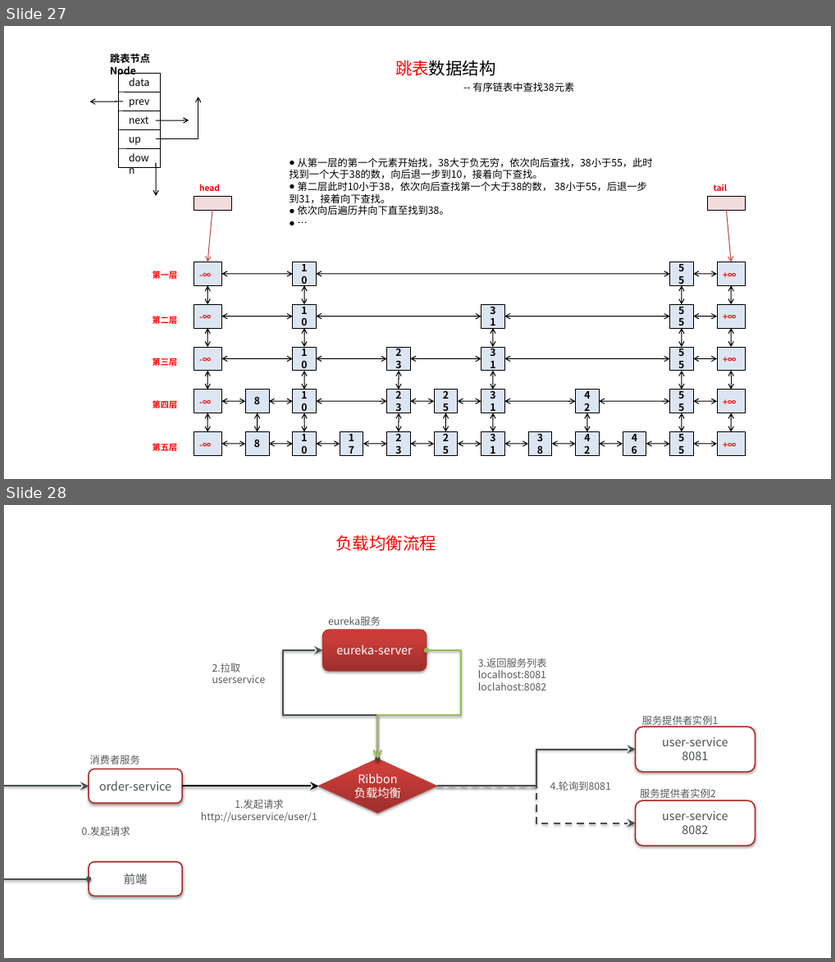
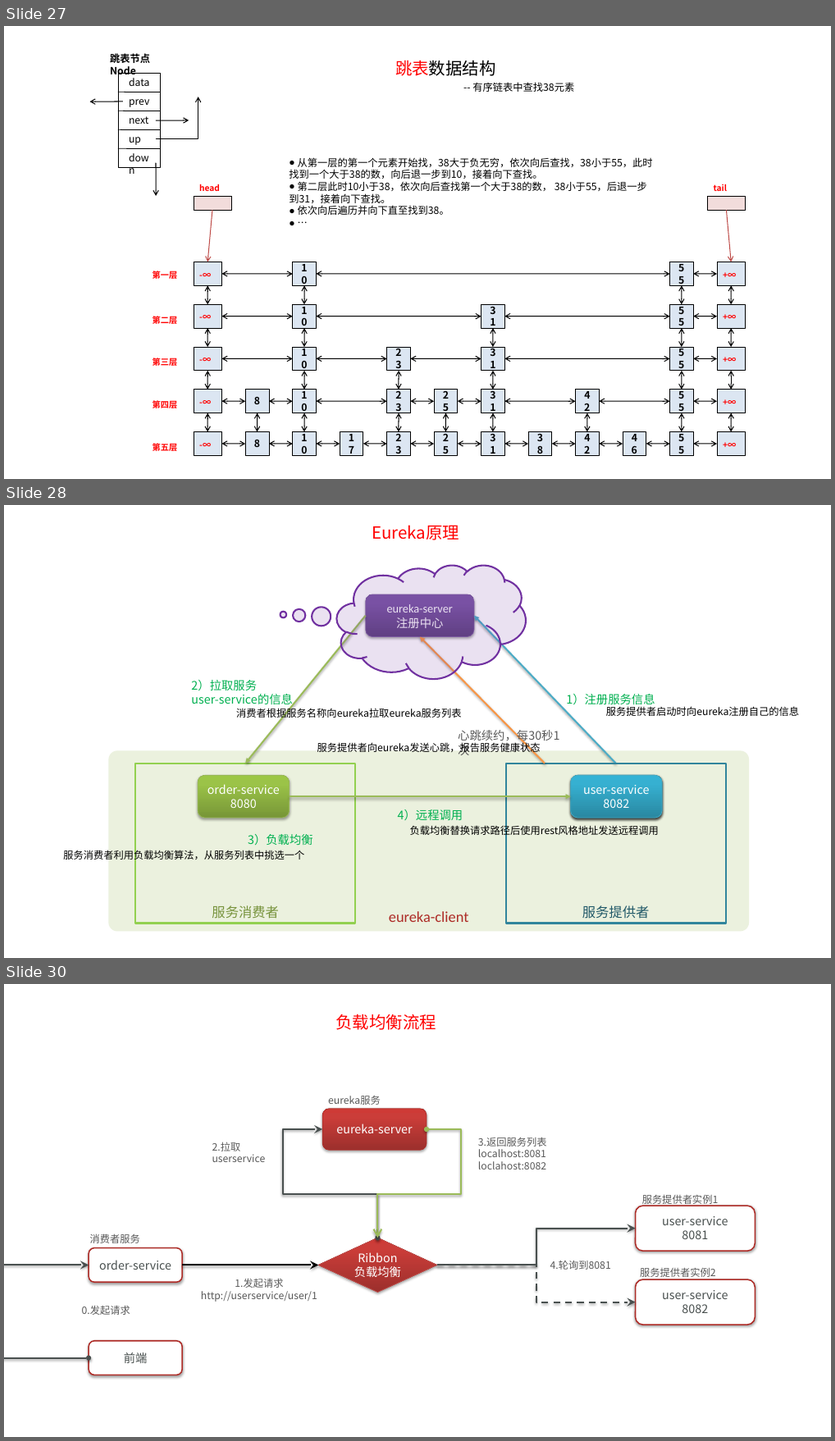
Before and after one commit to Qlj-1966910355/Learning-Materials, a slide deck: learn-file/新建 Microsoft Office PowerPoint 演示文稿.pptx. Shown one above the other, each under a label of ours: slides 27 and 28 before the commit, slides 27, 28 and 30 after it; the slides between them are not shown. The pictures are 835x962 and 835x1441 pixels, drawn with LibreOffice and Linux fonts; fonts in the diff are those of the drawing. Boxes give left, top, right and bottom in pixels: in the first picture for what was removed or moved away, otherwise in the second. Text is boxed around its words. In the diff, an @@ line names an element or a change of style, - is before the commit and + after.

```diff
--- a/learn-file/新建 Microsoft Office PowerPoint 演示文稿.pptx
+++ b/learn-file/新建 Microsoft Office PowerPoint 演示文稿.pptx
@@ slide 28 added at box(4, 505, 831, 958), background #FFFFFF @@
@@ text added at box(371, 525, 459, 540), 20 pt, text #FF0000 @@
+Eureka原理
@@ thought cloud added at box(336, 565, 526, 678), fill #7030A0 at 14% opacity, outline #7030A0 2 pt @@
@@ rounded rectangle added at box(366, 594, 474, 636), fill gradient #5F4480 to #7B58A6 to #7C57A8, outline #7D60A0 0.75 pt, 14 pt, text #FFFFFF @@
+eureka-server
+注册中心
@@ arrow added from (366, 616) to (245, 763), #9BBB59 2 pt @@
@@ arrow added from (616, 763) to (474, 616), #4BACC6 2 pt @@
@@ arrow added from (544, 763) to (420, 636), #F79646 2 pt @@
@@ text added at box(191, 680, 292, 708), 14 pt, text #00B050 @@
+2）拉取服务
+user-service的信息
@@ text added at box(566, 694, 654, 708), 14 pt, text #00B050 @@
+1）注册服务信息
@@ text added at box(236, 706, 462, 720), 12 pt, text #000000 @@
+消费者根据服务名称向eureka拉取eureka服务列表
@@ text added at box(606, 706, 799, 716), 12 pt, text #000000 @@
+服务提供者启动时向eureka注册自己的信息
@@ rounded rectangle added at box(108, 750, 749, 931), fill #EBF1DE, 18 pt, text #AD2B26 @@
+eureka-client
@@ text added at box(317, 740, 540, 754), 12 pt, text #000000 @@
+服务提供者向eureka发送心跳，报告服务健康状态
@@ text added at box(457, 728, 559, 744), 14 pt, text #595959 @@
+心跳续约，每30秒1次
@@ rectangle added at box(135, 763, 355, 923), outline #92D050 2 pt, 16 pt, text #77933C @@
+服务消费者
@@ rectangle added at box(505, 763, 725, 923), outline #31859C 2 pt, 16 pt, text #215968 @@
+服务提供者
@@ rounded rectangle added at box(198, 776, 289, 817), fill gradient #779737 to #9BC348 to #9DC746, outline #98B955 0.75 pt, 14 pt, text #FFFFFF @@
+order-service
+8080
@@ arrow added from (289, 796) to (571, 796), #9BBB59 2 pt @@
@@ rounded rectangle added at box(571, 776, 662, 817), fill gradient #2A88A2 to #37B1D2 to #34B4D6, outline #46AAC5 0.75 pt, 14 pt, text #FFFFFF @@
+user-service
+8081
@@ rounded rectangle added at box(571, 776, 662, 817), fill gradient #2A88A2 to #37B1D2 to #34B4D6, outline #46AAC5 0.75 pt, 14 pt, text #FFFFFF @@
+user-service
+8083
@@ rounded rectangle added at box(571, 776, 662, 817), fill gradient #2A88A2 to #37B1D2 to #34B4D6, outline #46AAC5 0.75 pt, 14 pt, text #FFFFFF @@
+user-service
+8082
@@ text added at box(398, 809, 463, 820), 14 pt, text #00B050 @@
+4）远程调用
@@ text added at box(410, 823, 658, 837), 12 pt, text #000000 @@
+负载均衡替换请求路径后使用rest风格地址发送远程调用
@@ text added at box(63, 848, 304, 862), 12 pt, text #000000 @@
+服务消费者利用负载均衡算法，从服务列表中挑选一个
@@ text added at box(248, 834, 313, 845), 14 pt, text #00B050 @@
+3）负载均衡
@@ what was slide 28 is now slide 30 @@
```
Also in this commit, not shown: 1 other slide added, 1 other file.
